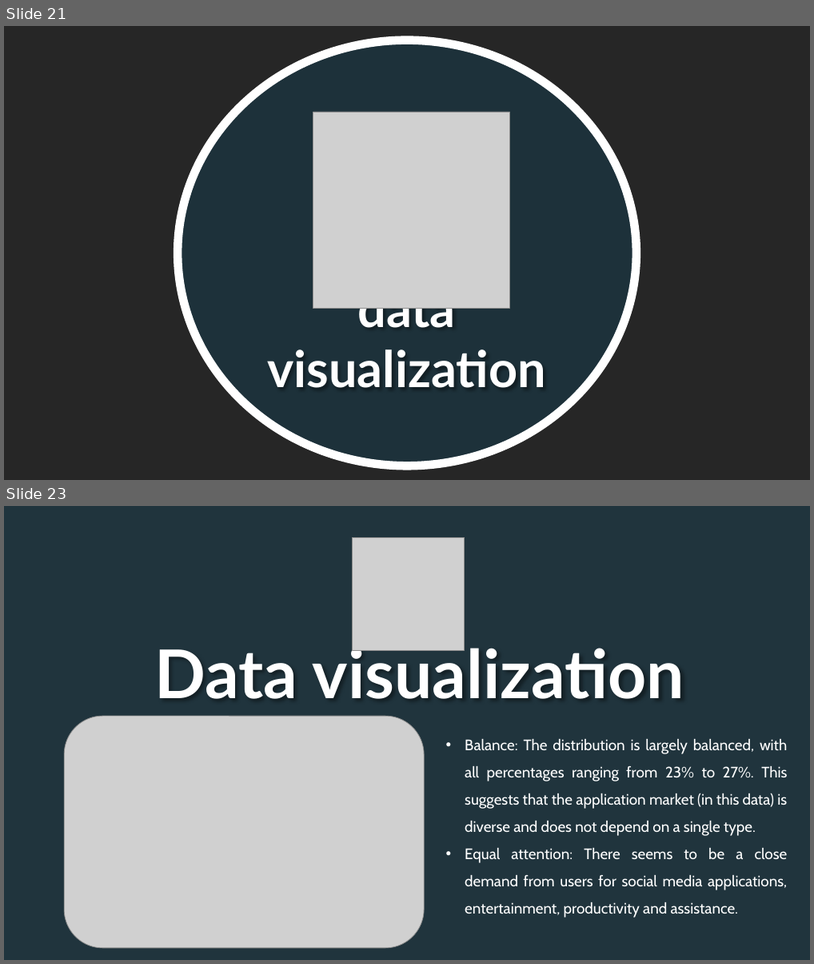
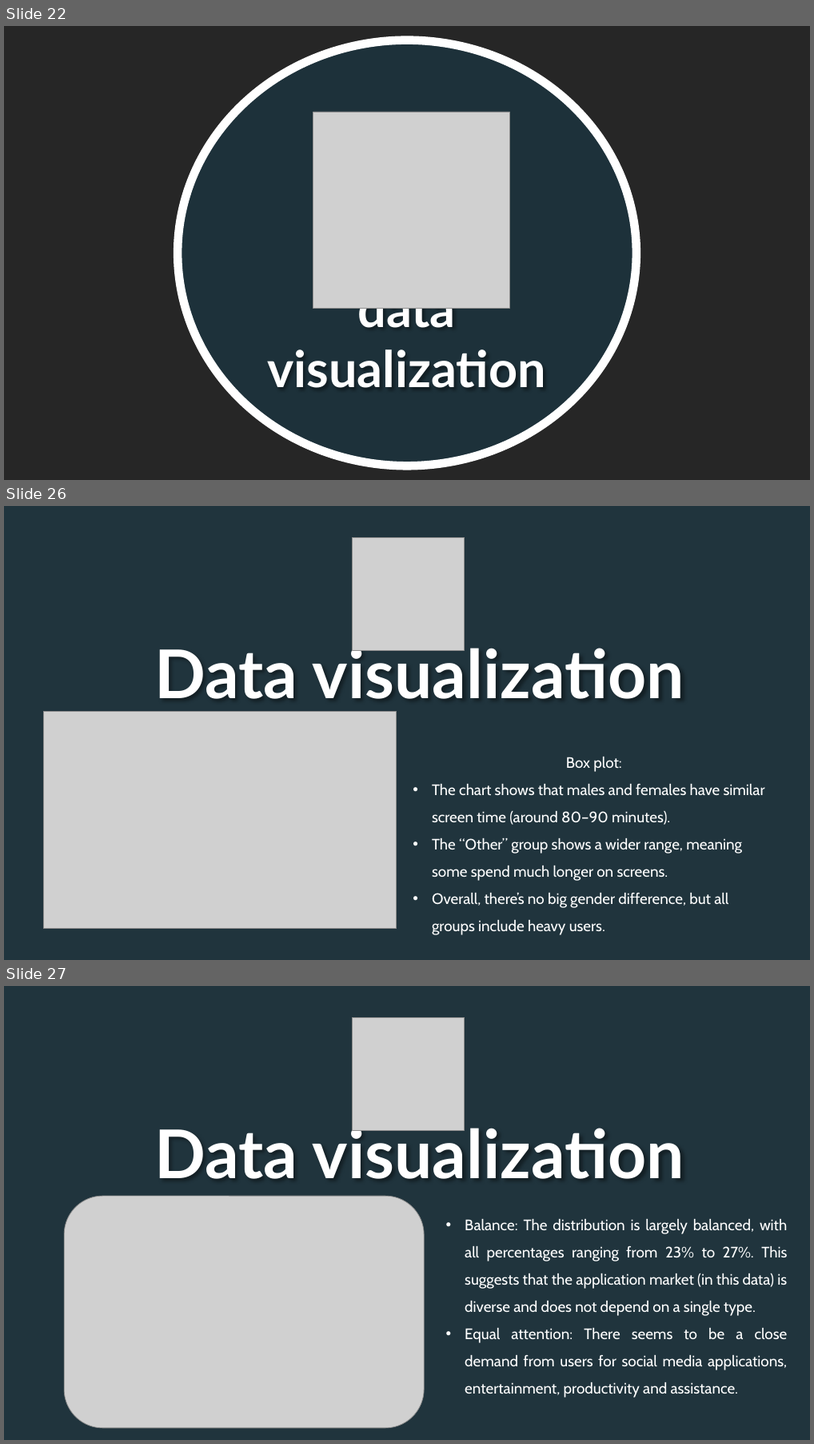
Before and after one commit to F1a23/Python_Team, a slide deck: Project1/Presentation1.pptx. Shown one above the other, each under a label of ours: slides 21 and 23 before the commit, slides 22, 26 and 27 after it; the slides between them are not shown. The pictures are 814x964 and 814x1444 pixels, drawn with LibreOffice and Linux fonts; fonts in the diff are those of the drawing; grey boxes stand for pictures; background and template pictures are left out; a plain dark background stands for a picture behind light text. Boxes give left, top, right and bottom in pixels: in the first picture for what was removed or moved away, otherwise in the second. Text is boxed around its words. In the diff, an @@ line names an element or a change of style, - is before the commit and + after.

```diff
--- a/Project1/Presentation1.pptx
+++ b/Project1/Presentation1.pptx
@@ slide 26 added at bbox=[4, 506, 810, 960], background picture (left out) @@
@@ ellipse added at bbox=[4, 506, 810, 960], fill #10425A at 40% opacity, outline #FFFFFF 10 pt @@
@@ picture added at bbox=[353, 537, 465, 650] @@
@@ text added at bbox=[155, 640, 685, 699], 80 pt, text #FFFFFF, bold @@
+Data visualization
@@ picture added at bbox=[44, 711, 397, 928] @@
@@ text added at bbox=[432, 756, 766, 935], 18 pt, text #FFFFFF @@
+Box plot:
+• The chart shows that males and females have similar screen time (around 80–90 minutes).
+• The “Other” group shows a wider range, meaning some spend much longer on screens.
+• Overall, there’s no big gender difference, but all groups include heavy users.
@@ what was slide 21 is now slide 22 @@
@@ what was slide 23 is now slide 27 @@
```
Also in this commit, not shown: 14 slides changed, 7 other slides added, 6 slides removed, 3 other files.
